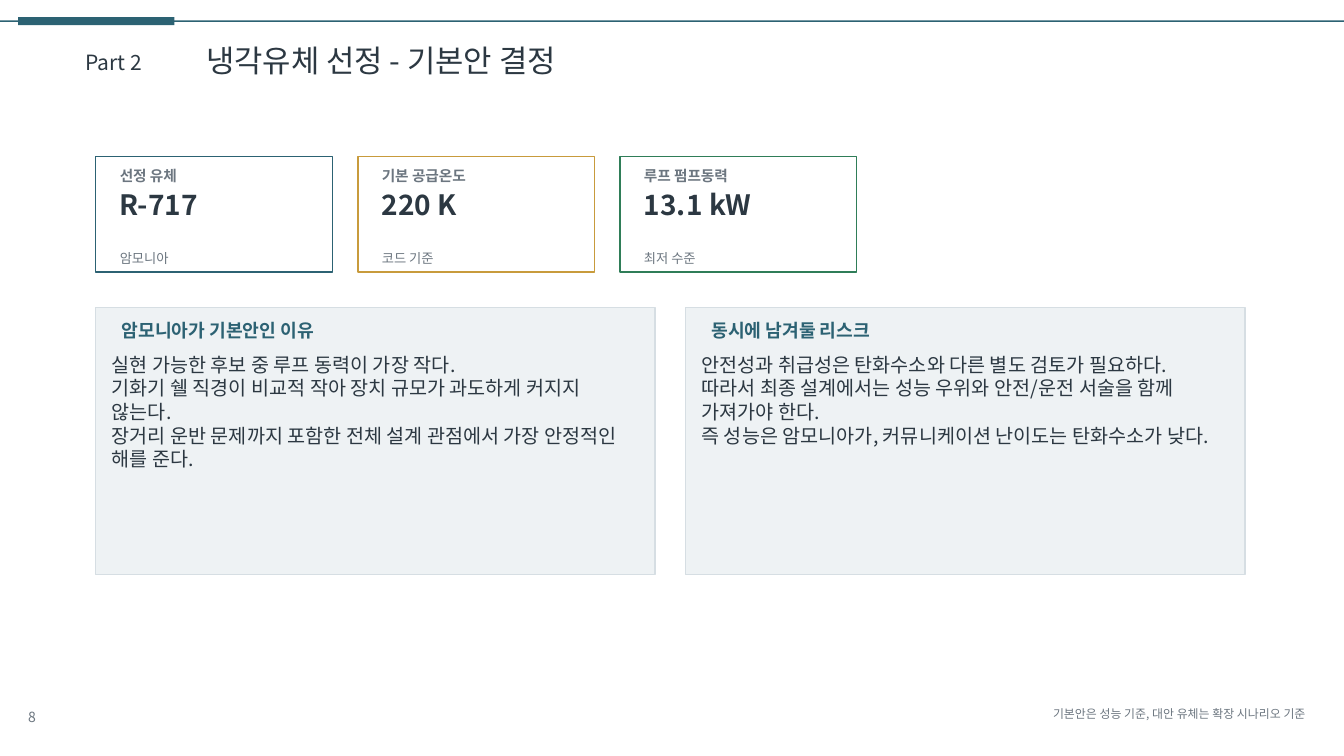
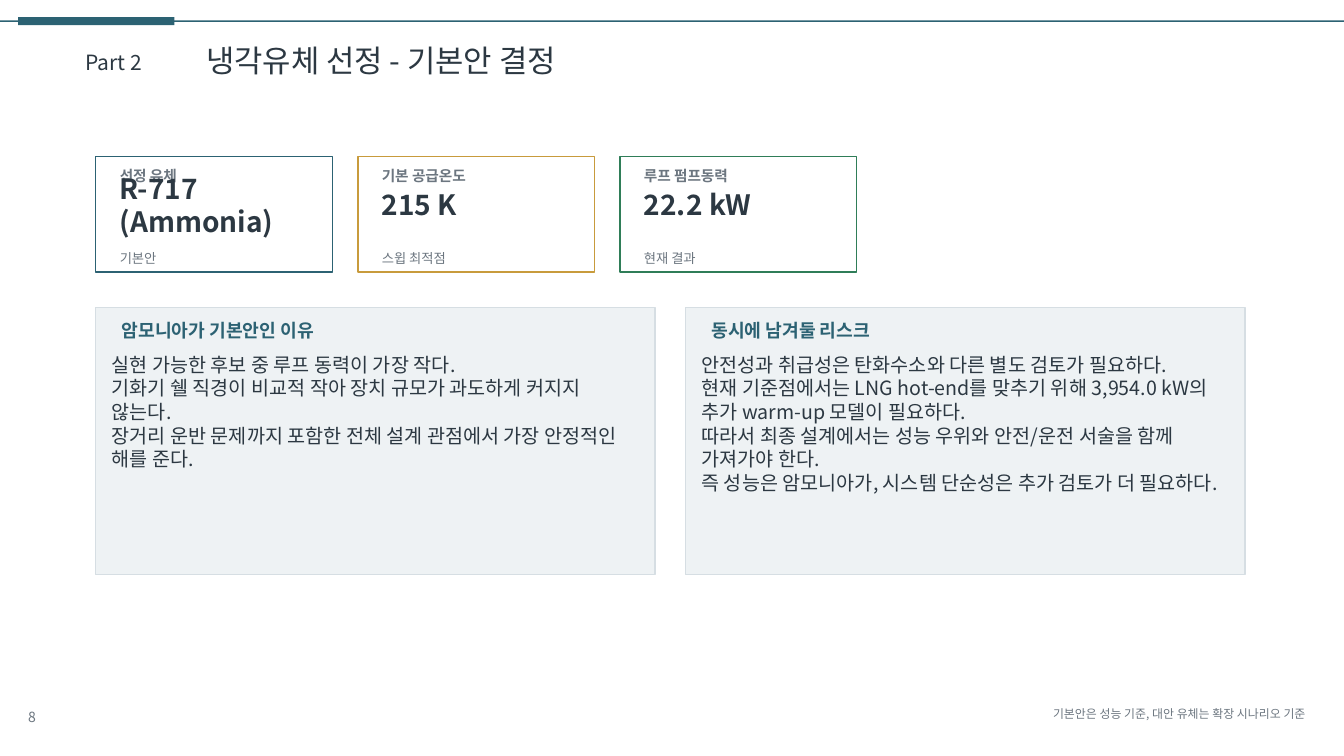
Before and after one commit to CuriousN006/lng-idc-design-study, a slide deck: slide 8 of deliverables/presentation_draft.pptx. Drawn at 1344x756 pixels with LibreOffice and Linux fonts; fonts in the diff are those of the drawing. Boxes give left, top, right and bottom in pixels: in the first picture for what was removed or moved away, otherwise in the second. Text is boxed around its words. In the diff, an @@ line names an element or a change of style, - is before the commit and + after.

```diff
--- a/deliverables/presentation_draft.pptx
+++ b/deliverables/presentation_draft.pptx
@@ text at [120, 171, 274, 238]: text changed @@
-R-717
+R-717 (Ammonia)
@@ text at [382, 194, 457, 216]: text changed @@
-220 K
+215 K
@@ text at [644, 192, 752, 216]: text changed @@
-13.1 kW
+22.2 kW
@@ text at [120, 252, 157, 264]: text changed @@
-암모니아
+기본안
@@ text at [382, 252, 446, 264]: text changed @@
-코드 기준
+스윕 최적점
@@ text at [644, 252, 695, 264]: text changed @@
-최저 수준
+현재 결과
@@ text at [702, 378, 1207, 424]: paragraph added @@
+현재 기준점에서는 LNG hot-end를 맞추기 위해 3,954.0 kW의 추가 warm-up 모델이 필요하다.
@@ text at [702, 473, 1218, 494]: text changed @@
-즉 성능은 암모니아가, 커뮤니케이션 난이도는 탄화수소가 낮다.
+즉 성능은 암모니아가, 시스템 단순성은 추가 검토가 더 필요하다.
```
Also in this commit, not shown: 9 other slides changed, 16 other files.
